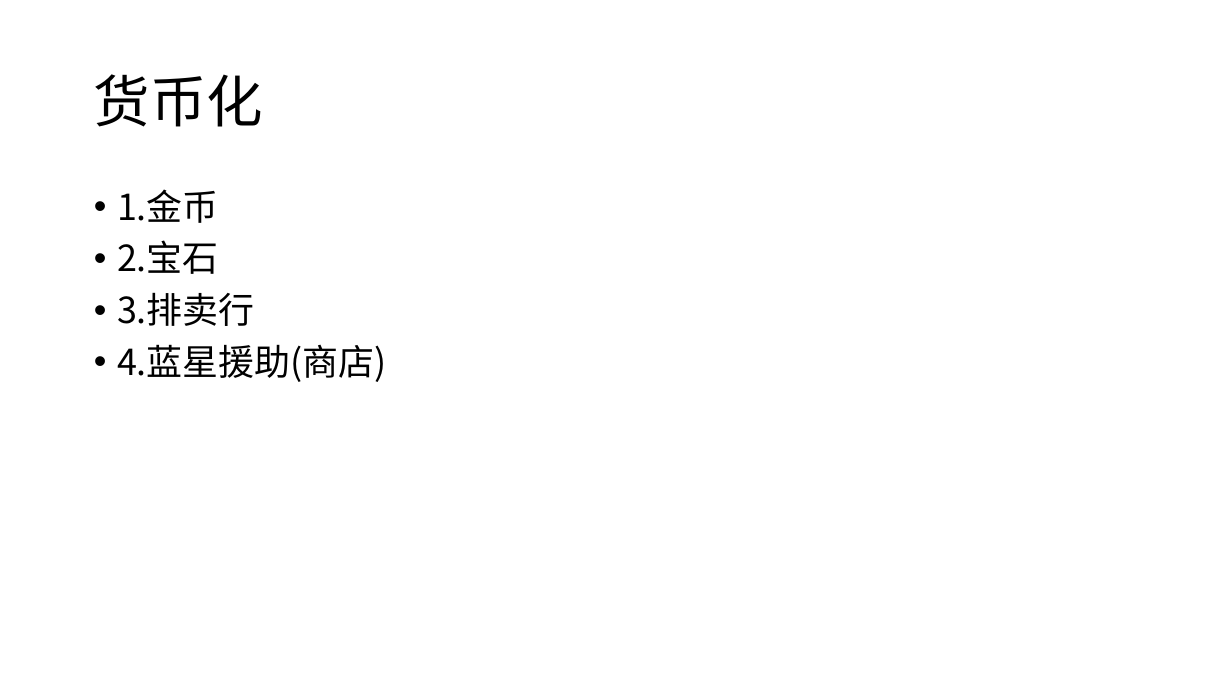
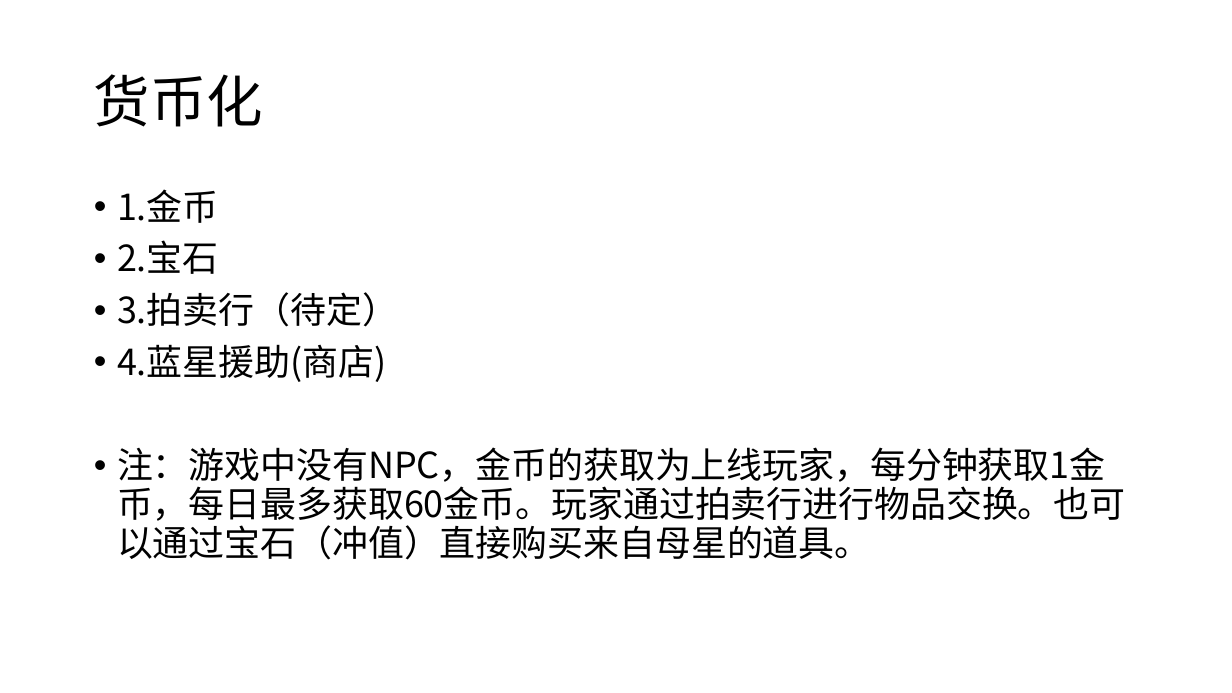
Before and after one commit to qq79402005/td, a slide deck: slide 9 of design/开发文档/GDD/十页说明书.pptx. Drawn at 1232x693 pixels with LibreOffice and Linux fonts; fonts in the diff are those of the drawing. Boxes give left, top, right and bottom in pixels: in the first picture for what was removed or moved away, otherwise in the second. Text is boxed around its words. In the diff, an @@ line names an element or a change of style, - is before the commit and + after.

```diff
--- a/design/开发文档/GDD/十页说明书.pptx
+++ b/design/开发文档/GDD/十页说明书.pptx
@@ text at <box>117,292,398,327</box>: text changed @@
-• 3.排卖行
+• 3.拍卖行（待定）
@@ text at <box>117,447,1126,560</box>: paragraph added @@
+• 注：游戏中没有NPC，金币的获取为上线玩家，每分钟获取1金币，每日最多获取60金币。玩家通过拍卖行进行物品交换。也可以通过宝石（冲值）直接购买来自母星的道具。
```
Also in this commit, not shown: 3 other slides changed, 1 slide added, 1 slide removed, 1 other file.
